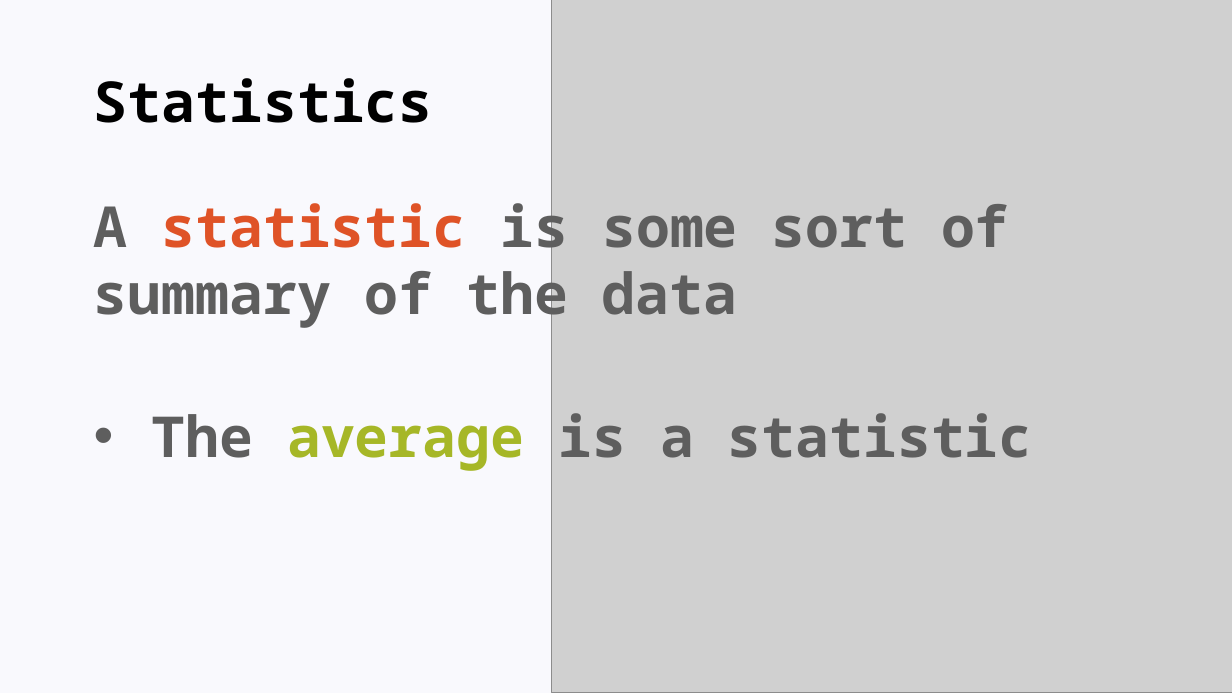
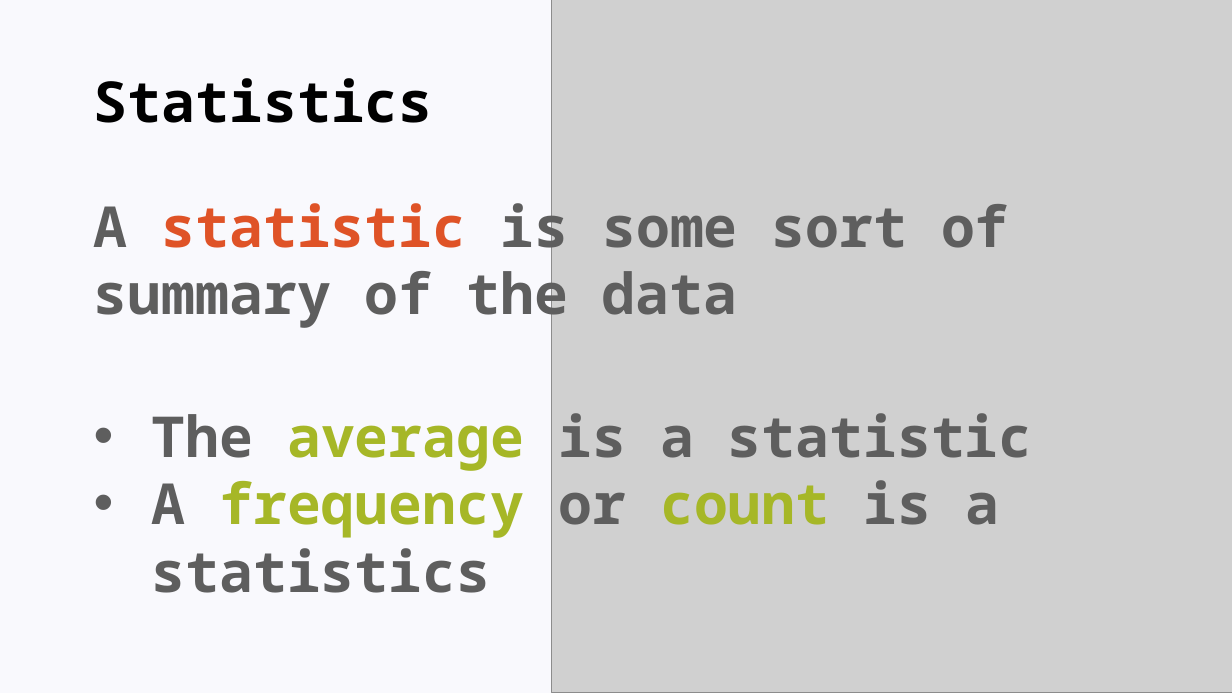
Before and after one commit to TysonStanley/EDU-6050, a slide deck: slide 7 of Slides/02_EDUC_6050_2018.pptx. Drawn at 1232x693 pixels with LibreOffice and Linux fonts; fonts in the diff are those of the drawing; grey boxes stand for pictures. Boxes give left, top, right and bottom in pixels: in the first picture for what was removed or moved away, otherwise in the second. Text is boxed around its words. In the diff, an @@ line names an element or a change of style, - is before the commit and + after.

```diff
--- a/Slides/02_EDUC_6050_2018.pptx
+++ b/Slides/02_EDUC_6050_2018.pptx
@@ text at (152, 480, 999, 593): paragraph added @@
+• A frequency or count is a statistics
```
Also in this commit, not shown: 2 other slides changed, 18 slides added, 3 slides removed, 7 other files.
